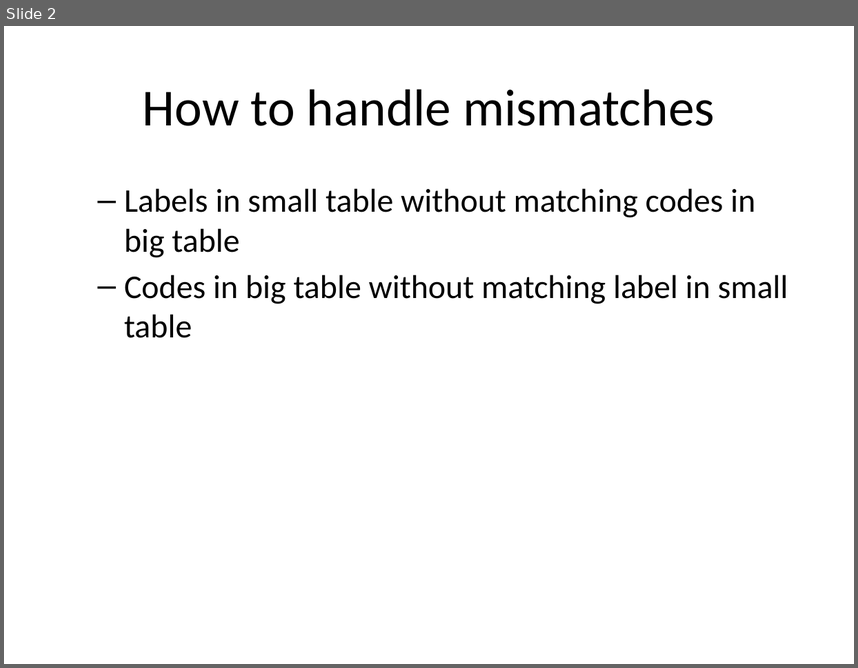
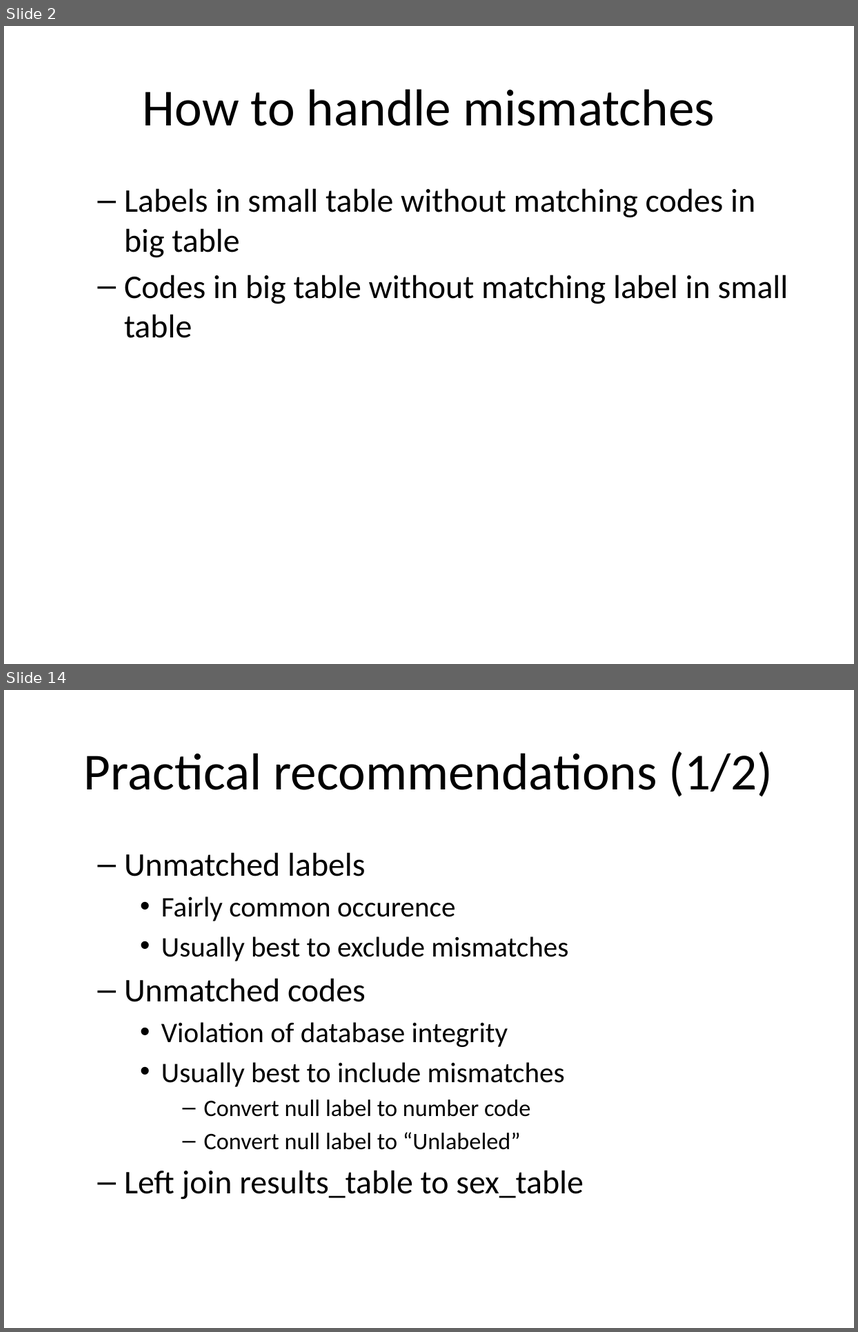
Before and after one commit to pmean/introduction-to-sql, a slide deck: src/mismatches.pptx. Shown one above the other, each under a label of ours: slide 2 before the commit, slides 2 and 14 after it; the slides between them are not shown. The pictures are 858x668 and 858x1332 pixels, drawn with LibreOffice and Linux fonts; fonts in the diff are those of the drawing. Boxes give left, top, right and bottom in pixels: in the first picture for what was removed or moved away, otherwise in the second. Text is boxed around its words. In the diff, an @@ line names an element or a change of style, - is before the commit and + after.

Commit message:
Simple join examples in mismatches.Rmd

```diff
--- a/src/mismatches.pptx
+++ b/src/mismatches.pptx
@@ slide 14 added at (x1=4, y1=690, x2=854, y2=1328), background #FFFFFF @@
@@ title added at (x1=84, y1=751, x2=773, y2=797), 44 pt, text #000000 @@
+Practical recommendations (1/2)
@@ text added at (x1=124, y1=852, x2=584, y2=1199), 24 pt, text #000000 @@
+  – Unmatched labels
+    • Fairly common occurence
+    • Usually best to exclude mismatches
+  – Unmatched codes
+    • Violation of database integrity
+    • Usually best to include mismatches
+      – Convert null label to number code
+      – Convert null label to “Unlabeled”
+  – Left join results_table to sex_table
```
Also in this commit, not shown: 3 slides changed, 10 other slides added, 1 slide removed, 8 other files.
